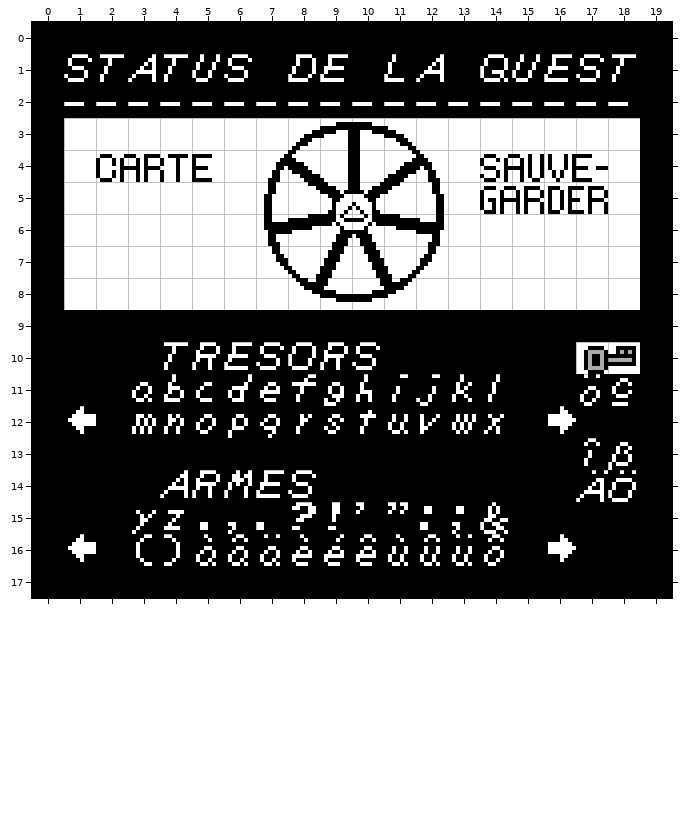
Tiled map -- assets/tilemaps/inventory-2.tmx. Above, as it was before the edit.
Cells are 8x8 px. Shown: x 0..19, y 0..17.
The same view after the edit:
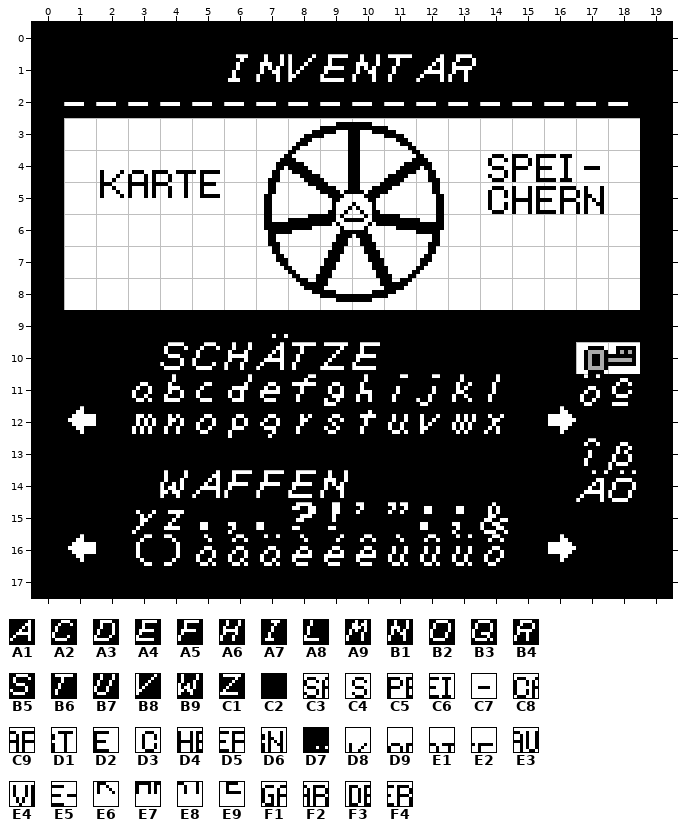
Key: from "font": A1 0, A2 2, A3 3, A4 4, A5 5, A6 7, A7 8, A8 11, A9 12, B1 13, B2 14, B3 16, B4 17, B5 18, B6 19, B7 20, B8 21, B9 22, C1 25, C2 126; from "menu": C3 105; from "menu-text": C4 60, C5 61, C6 62, C7 63, C8 64, C9 65, D1 66, D2 67, D3 76, D4 77, D5 78, D6 79, D7 80, D8 86, D9 87, E1 88, E2 89, E3 93, E4 94, E5 95, E6 102, E7 103, E8 104, E9 105, F1 108, F2 109, F3 110, F4 111.
__ is an empty cell.
Tiles of an added or newly shown layer are drawn over the layers below it.
Commit message: Adjust map text for French and German inventory
Change:
Layer "French" (now hidden):
y 1: x 1..8 B5 B6 A1 B6 B7 B5 C2 A3 -> __ __ __ __ __ __ __ __; x 10..11 C2 A8 -> __ __; x 13..18 C2 B3 B7 A4 B5 B6 -> __ __ __ __ __ __
y 4: x 2..5 C8 C9 D1 D2 -> __ __ __ __; x 14..17 C3 E3 E4 E5 -> __ __ __ __
y 5: x 14..17 F1 F2 F3 F4 -> __ __ __ __
y 10: x 4..10 B6 B4 A4 B5 B2 B4 B5 -> __ __ __ __ __ __ __
y 14: x 4..9 A1 B4 A9 A4 B5 C2 -> __ __ __ __ __ __
Layer "German" (now shown):
y 1: x 4..8 __ __ __ __ __ -> C2 C2 A7 B1 B8; x 10..11 __ __ -> B1 B6; x 13..15 __ __ __ -> B4 C2 C2
y 4: x 2..5 __ __ __ __ -> D8 D9 E1 E2; x 14..17 __ __ __ __ -> C4 C5 C6 C7
y 5: x 2..5 __ __ __ __ -> E6 E7 E8 E9; x 14..17 __ __ __ __ -> D3 D4 D5 D6
y 9: x 7 __ -> D7
y 10: x 4..10 __ __ __ __ __ __ __ -> B5 A2 A6 A1 B6 C1 A4
y 14: x 4..9 __ __ __ __ __ __ -> B9 A1 A5 A5 A4 B1
Pixel boxes of the changes (left, top, right, bottom) in both pictures:
changed: (64, 54, 316, 82)
changed: (352, 54, 412, 82)
changed: (448, 54, 636, 82)
changed: (96, 154, 220, 198)
changed: (480, 154, 608, 214)
changed: (160, 334, 380, 370)
changed: (160, 470, 348, 498)
